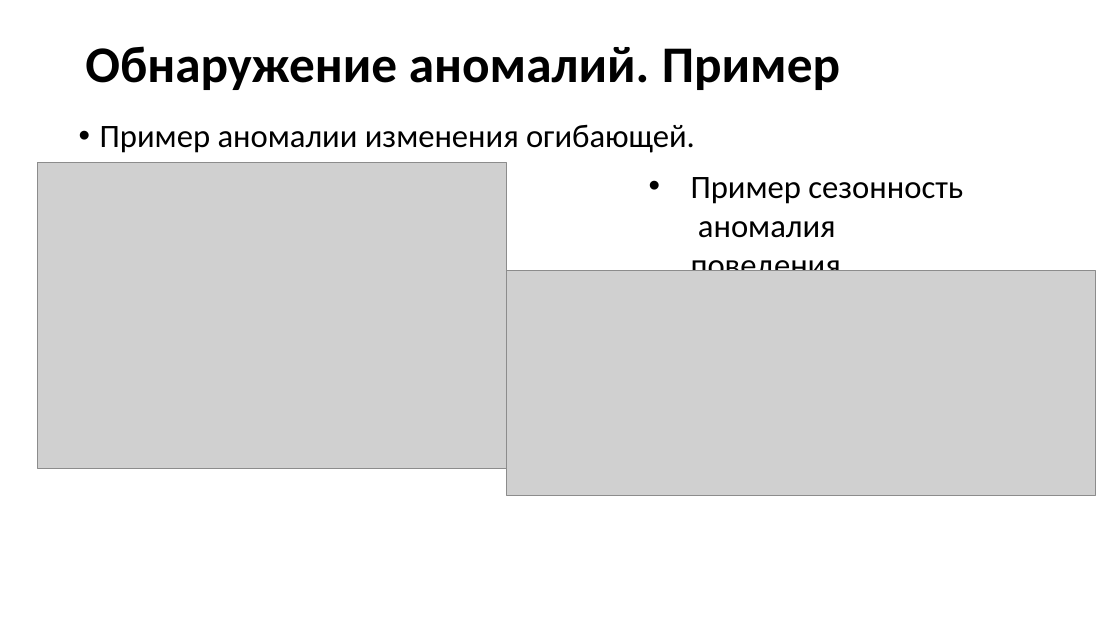
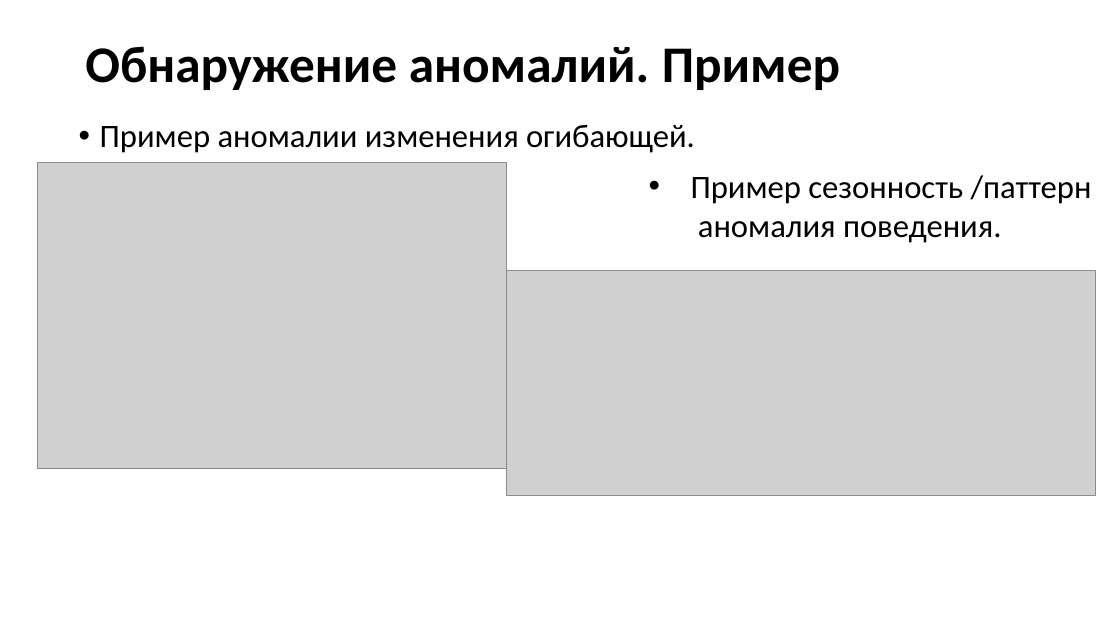
Before and after one commit to MVRonkin/TimeSeriesCourse, a slide deck: slide 10 of 2024/Lec/Юнит 20 - Обнаружение аномалий.pptx. Drawn at 1120x630 pixels with LibreOffice and Linux fonts; fonts in the diff are those of the drawing; grey boxes stand for pictures. Boxes give left, top, right and bottom in pixels: in the first picture for what was removed or moved away, otherwise in the second. Text is boxed around its words. In the diff, an @@ line names an element or a change of style, - is before the commit and + after.

```diff
--- a/2024/Lec/Юнит 20 - Обнаружение аномалий.pptx
+++ b/2024/Lec/Юнит 20 - Обнаружение аномалий.pptx
@@ text at box(691, 175, 1092, 243): text changed @@
-• Пример сезонность
-  аномалия поведения.
+• Пример сезонность /паттерн
+  аномалия поведения.
```
Also in this commit, not shown: 10 other slides changed, 16 other files.
